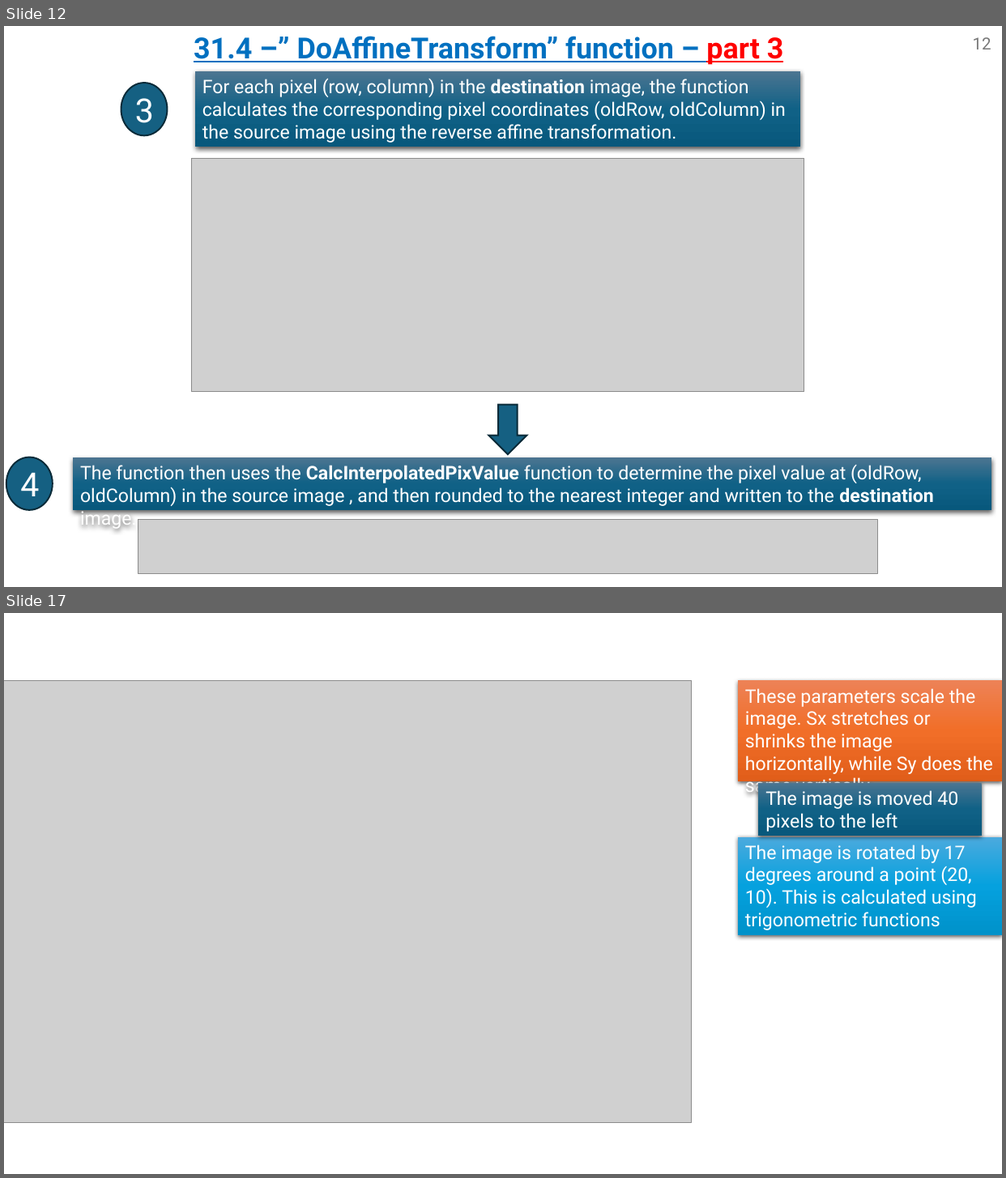
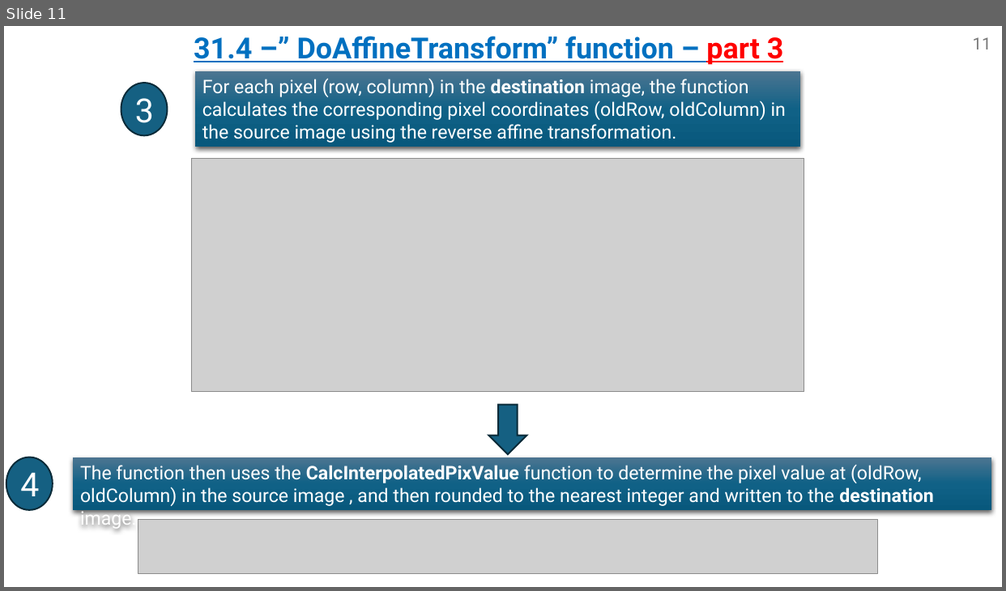
Before and after one commit to omripony/image-processing, a slide deck: labs/lab31-waiting for grade/version 2/1950-2210-7939-ImPr31-2.pptx. Shown one above the other, each under a label of ours: slides 12 and 17 before the commit, slide 11 after it; the slides between them are not shown. The pictures are 1006x1178 and 1006x591 pixels, drawn with LibreOffice and Linux fonts; fonts in the diff are those of the drawing; grey boxes stand for pictures. Boxes give left, top, right and bottom in pixels: in the first picture for what was removed or moved away, otherwise in the second. Text is boxed around its words. In the diff, an @@ line names an element or a change of style, - is before the commit and + after.

```diff
--- a/labs/lab31-waiting for grade/version 2/1950-2210-7939-ImPr31-2.pptx
+++ b/labs/lab31-waiting for grade/version 2/1950-2210-7939-ImPr31-2.pptx
@@ slide 17 removed at box(4, 613, 1002, 1174), background #FFFFFF @@
@@ picture removed at box(4, 680, 692, 1122) @@
@@ rectangle removed at box(738, 680, 1002, 781) @@
-These parameters scale the image. Sx stretches or shrinks the image horizontally, while Sy does the same vertically.
@@ rectangle removed at box(759, 783, 982, 836) @@
-The image is moved 40 pixels to the left
@@ rectangle removed at box(738, 837, 1002, 935) @@
-The image is rotated by 17 degrees around a point (20, 10). This is calculated using trigonometric functions
@@ what was slide 12 is now slide 11 @@
@@ page number at box(973, 37, 991, 49): text changed @@
-12
+11
```
Also in this commit, not shown: 14 slides changed, 2 slides added, 2 other slides removed.
